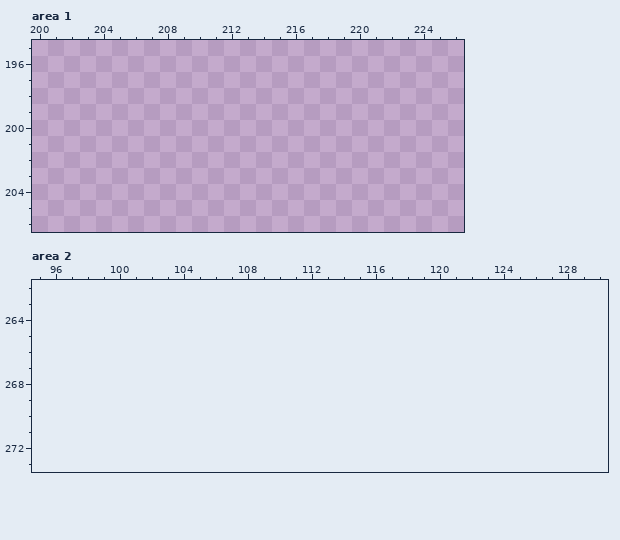
Pixel-art file: mygame/sprites/bow-1.aseprite. This is how it looked before the edit.
256x256 pixels, 1 frame. Colours within 5 levels of each other are drawn and written as one. Shown: area 1: x 200..226, y 195..206; area 2: x 95..130, y 262..273. The old version is drawn lined up with the new one, on the new canvas. The commit also changed other parts of the picture, which this record leaves out.
The result:
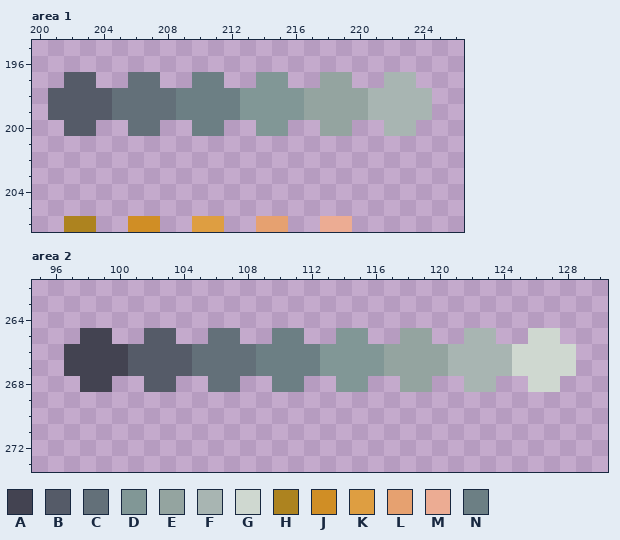
Palette (. is transparent): A #434351  B #555b68  C #637079  D #819796  E #94a4a0  F #a8b5b2  G #cfd8d0  H #ad831f  J #d08e25  K #de9e41  L #e6a170  M #ecac93  N #6c7f84
Edits made:
canvas 256x256 -> 512x512
Area 1:
Colour B now appears in row 197 at x 202 to 203; in rows 198 to 199 at x 201 to 204; in row 200 at x 202 to 203.
Colour C now appears in row 197 at x 206 to 207; in rows 198 to 199 at x 205 to 208; in row 200 at x 206 to 207.
Colour D now appears in row 197 at x 214 to 215; in rows 198 to 199 at x 213 to 216; in row 200 at x 214 to 215.
Colour E now appears in row 197 at x 218 to 219; in rows 198 to 199 at x 217 to 220; in row 200 at x 218 to 219.
Colour F now appears in row 197 at x 222 to 223; in rows 198 to 199 at x 221 to 224; in row 200 at x 222 to 223.
Colour H now appears in row 206 at x 202 to 203.
Colour J now appears in row 206 at x 206 to 207.
Colour K now appears in row 206 at x 210 to 211.
Colour L now appears in row 206 at x 214 to 215.
Colour M now appears in row 206 at x 218 to 219.
Colour N now appears in row 197 at x 210 to 211; in rows 198 to 199 at x 209 to 212; in row 200 at x 210 to 211.
Area 2:
Colour A now appears in row 265 at x 98 to 99; in rows 266 to 267 at x 97 to 100; in row 268 at x 98 to 99.
Colour B now appears in row 265 at x 102 to 103; in rows 266 to 267 at x 101 to 104; in row 268 at x 102 to 103.
Colour C now appears in row 265 at x 106 to 107; in rows 266 to 267 at x 105 to 108; in row 268 at x 106 to 107.
Colour D now appears in row 265 at x 114 to 115; in rows 266 to 267 at x 113 to 116; in row 268 at x 114 to 115.
Colour E now appears in row 265 at x 118 to 119; in rows 266 to 267 at x 117 to 120; in row 268 at x 118 to 119.
Colour F now appears in row 265 at x 122 to 123; in rows 266 to 267 at x 121 to 124; in row 268 at x 122 to 123.
Colour G now appears in row 265 at x 126 to 127; in rows 266 to 267 at x 125 to 128; in row 268 at x 126 to 127.
Colour N now appears in row 265 at x 110 to 111; in rows 266 to 267 at x 109 to 112; in row 268 at x 110 to 111.
Changed places in both pictures, as pixel boxes (x1, y1, x2, y2):
added: (48, 72, 432, 136)
added: (64, 216, 352, 232)
added: (64, 328, 576, 392)
